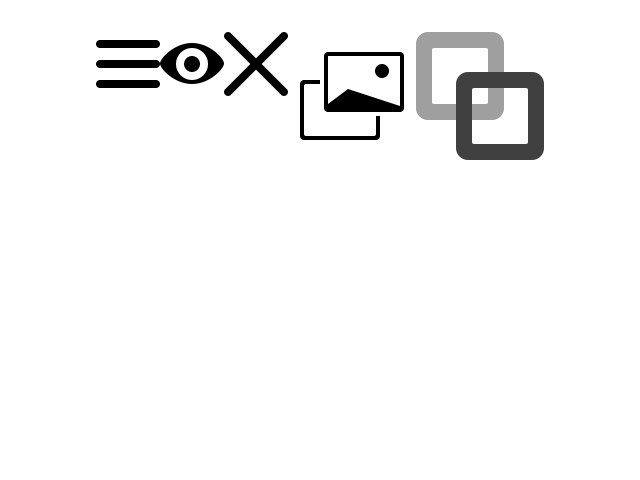
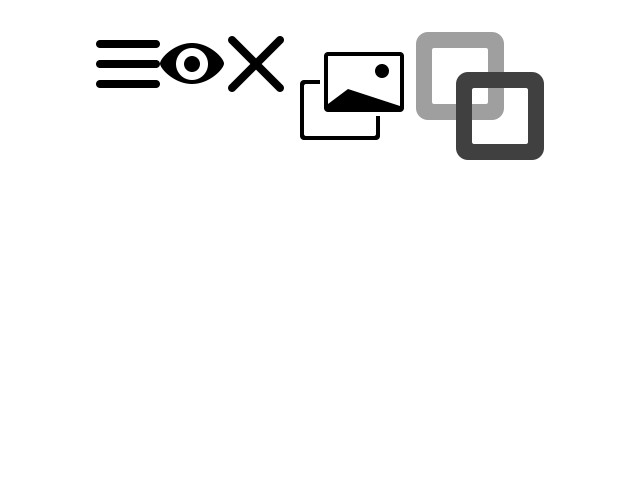
Comparing the layer stacks of the two 640x480 images. Changes:
painted on "close" (2nd of 2, in "close") over [224, 32, 288, 96]
